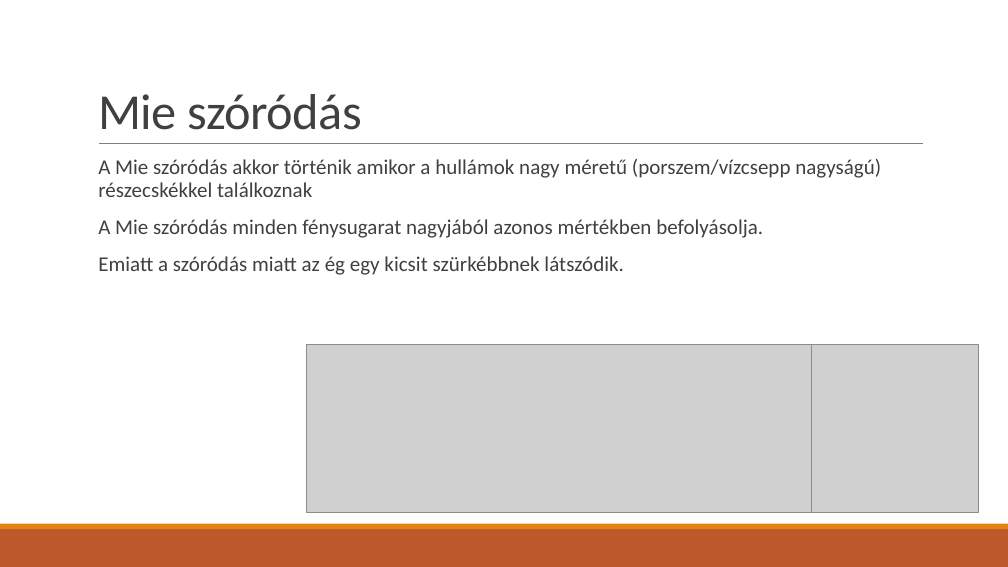
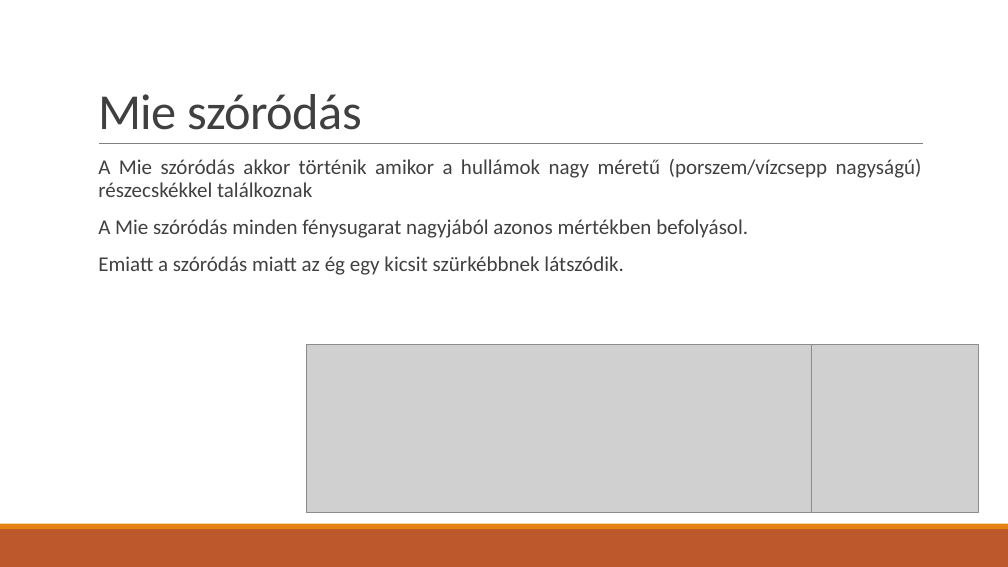
Before and after one commit to TheFlyingPiano99/AtmosphereSimulation, a slide deck: slide 4 of Docs/ppt/Atmoszféra szimuláció.pptx. Drawn at 1008x567 pixels with LibreOffice and Linux fonts; fonts in the diff are those of the drawing; grey boxes stand for pictures. Boxes give left, top, right and bottom in pixels: in the first picture for what was removed or moved away, otherwise in the second. Text is boxed around its words. In the diff, an @@ line names an element or a change of style, - is before the commit and + after.

```diff
--- a/Docs/ppt/Atmoszféra szimuláció.pptx
+++ b/Docs/ppt/Atmoszféra szimuláció.pptx
@@ text at [98,159,922,275]: alignment left to justified @@
@@ text at [98,219,748,238]: text changed @@
-  A Mie szóródás minden fénysugarat nagyjából azonos mértékben befolyásolja.
+  A Mie szóródás minden fénysugarat nagyjából azonos mértékben befolyásol.
```
Also in this commit, not shown: 8 other slides changed, 1 slide added, 4 other files.
